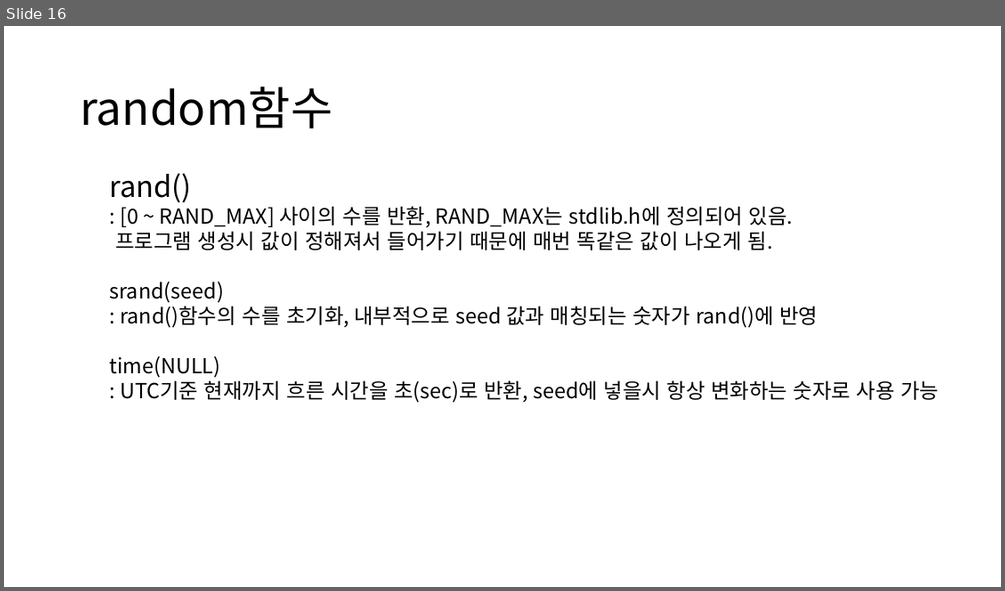
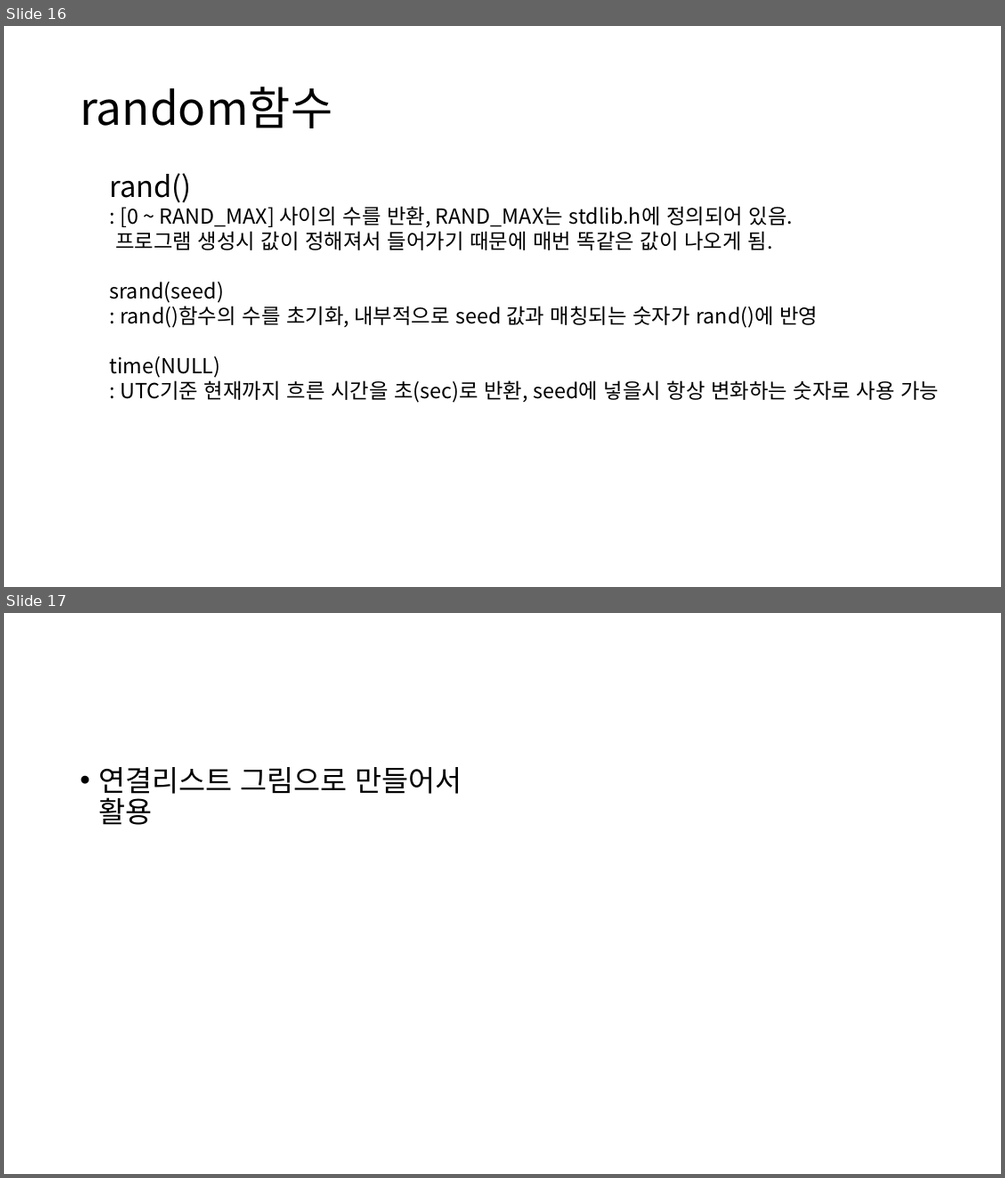
Before and after one commit to sejjun/darkent-with-C, a slide deck: darknet_withC.pptx. Shown one above the other, each under a label of ours: slide 16 before the commit, slides 16 and 17 after it. The pictures are 1005x591 and 1005x1178 pixels, drawn with LibreOffice and Linux fonts; fonts in the diff are those of the drawing. Boxes give left, top, right and bottom in pixels: in the first picture for what was removed or moved away, otherwise in the second. Text is boxed around its words. In the diff, an @@ line names an element or a change of style, - is before the commit and + after.

Commit message:
0804 0536 up lab

```diff
--- a/darknet_withC.pptx
+++ b/darknet_withC.pptx
@@ slide 17 added at [4, 613, 1001, 1174], background #FFFFFF @@
@@ text added at [98, 767, 462, 825], 28 pt, text #000000 @@
+• 연결리스트 그림으로 만들어서 활용
```
